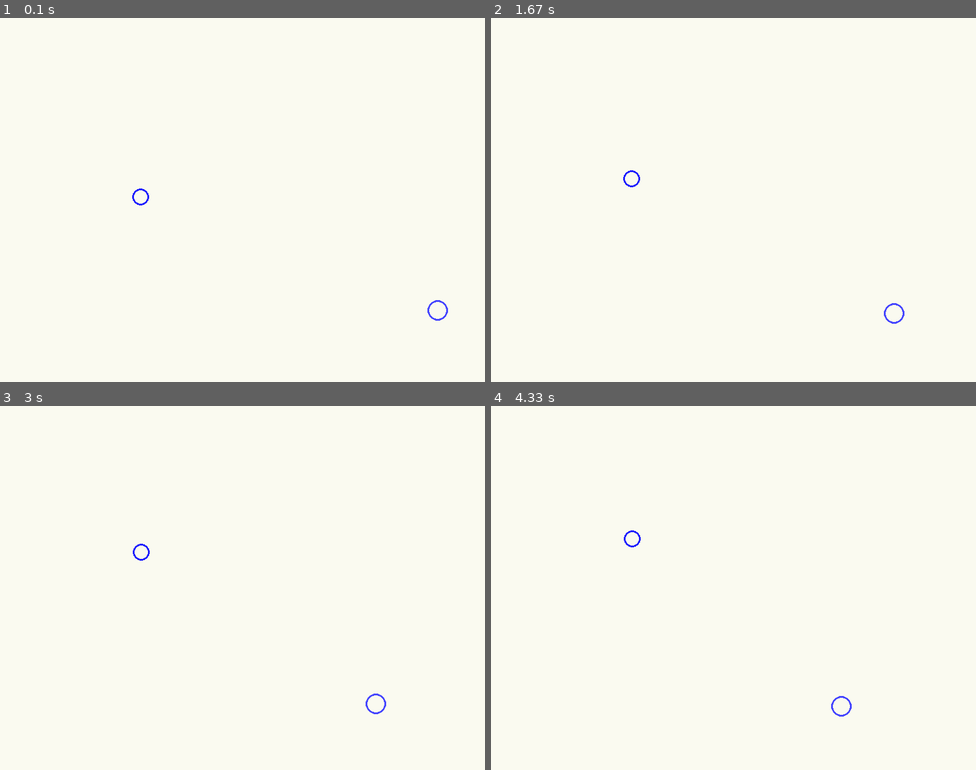
Above: before the commit, frames 1-4 (two rows, left to right).
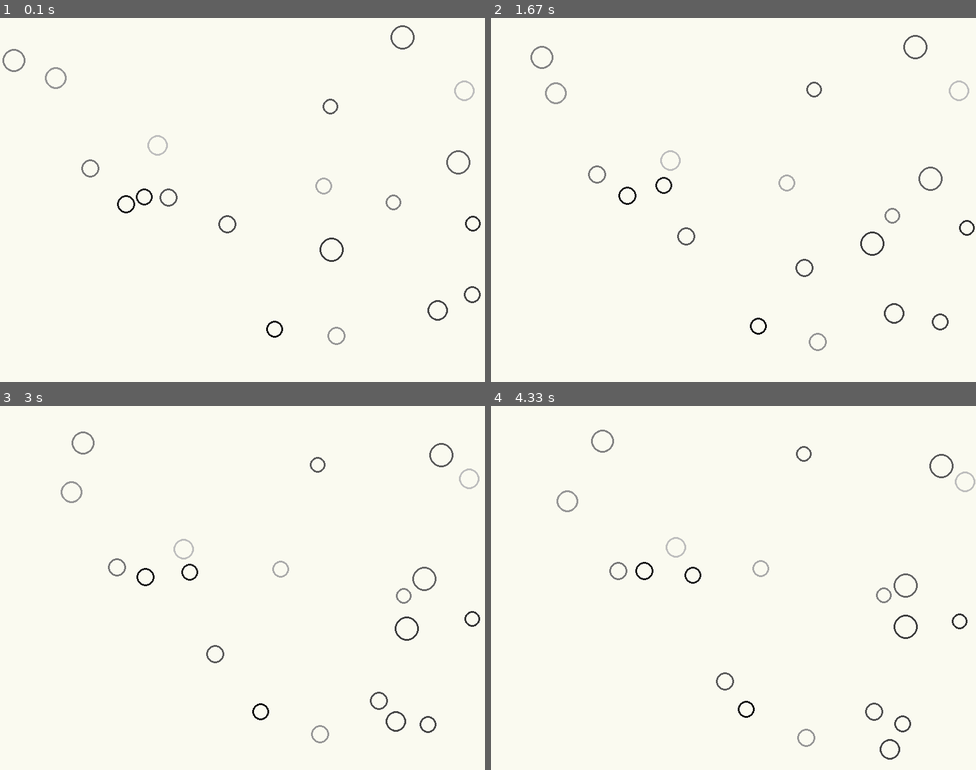
Above: after the commit, the same moments.

Repository: SamuelGaudout/Projet_M2_Lumi
Game: pygame game, started from OpticsElements.py
The game is run twice, just before and just after one commit, with the same random seed, the same clock (stepped at 60 frames per second) and the same inputs.
Inputs (mouse positions are in pixels of both pictures, inside the frame that each line leads up to):
- Up to frame 1 (0.1 s): no input
- Up to frame 2 (1.67 s): click (714, 214) at 0.38 s; press the mouse at (714, 214) at 0.7 s; move the mouse to (811, 272) at 0.8 s; release the mouse at (912, 327) at 0.93 s
- Up to frame 3 (3 s): no input
- Up to frame 4 (4.33 s): no input

The runs differ from the first frame. In frame 1, 1.1% of the frame differs, in the area x 0-100%, y 2-90%; in frame 2, 1.1%; in frame 3, 1.2%; in frame 4, 1.2%, in the area x 13-100%, y 6-98%.

Commit message:
FIN de l'essai

Diff:
--- a/OpticsElements.py
+++ b/OpticsElements.py
@@ -62,7 +62,7 @@
         self.x = x
         self.y = y
         self.size = size
-        self.colour = (200 - density * 10, 200 - density * 10, 255)
+        self.colour = (200 - density * 10, 200 - density * 10, 200 - density * 10)
         self.thickness = 3
         self.speed = 0.1
         self.angle = 0
@@ -80,7 +80,6 @@
         self.x += math.sin(self.angle) * self.speed
         self.y -= math.cos(self.angle) * self.speed
         self.speed *= self.drag
-        #self.speed *= elasticity
 
 
     def bounce(self):
@@ -101,7 +100,7 @@
 
 
 
-number_of_particles = 2
+number_of_particles = 20
 my_particles = []
 
 
